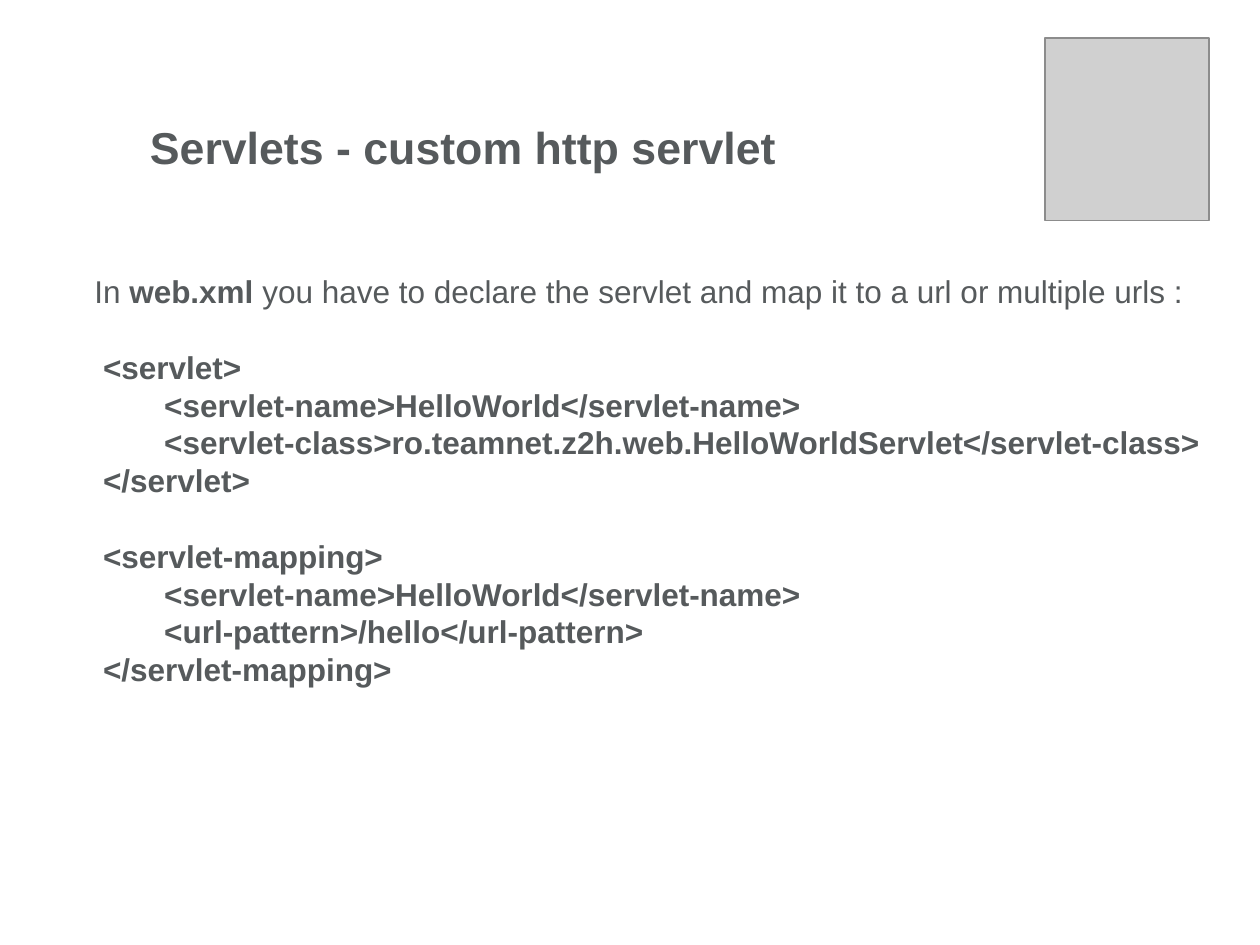
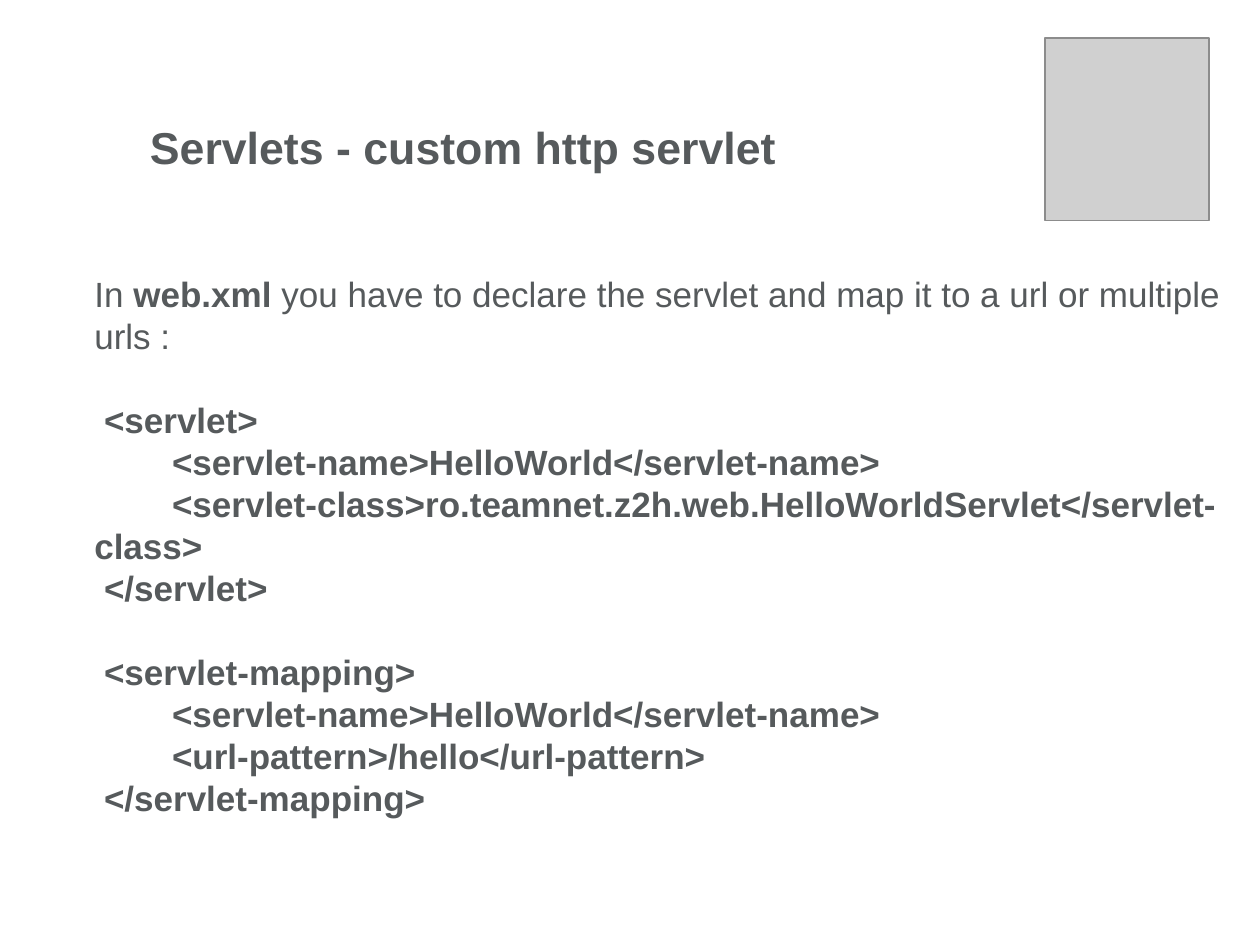
Before and after one commit to alexandruvlad/JavaDocs, a slide deck: slide 36 of Servlets/Day1/Docs/Web Presentation-Part1.pptx (slide 37 before the commit). Drawn at 1260x945 pixels with LibreOffice and Linux fonts; fonts in the diff are those of the drawing; grey boxes stand for pictures; background and template pictures are left out. Boxes give left, top, right and bottom in pixels: in the first picture for what was removed or moved away, otherwise in the second. Text is boxed around its words. In the diff, an @@ line names an element or a change of style, - is before the commit and + after.

Commit message:
Servlet-Day1

```diff
--- a/Servlets/Day1/Docs/Web Presentation-Part1.pptx
+++ b/Servlets/Day1/Docs/Web Presentation-Part1.pptx
@@ text "In web.xml you have to ..." at [94, 281, 1220, 818]: size 18 to 20 pt @@
```
Also in this commit, not shown: 15 other slides changed, 20 other files.
